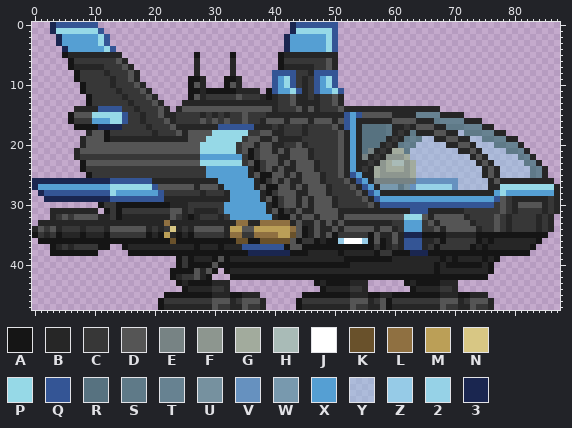
Edited in one commit: pixel-art file (vehicles/aircraft/firehawk/knightfall_firehawkfighter_standard/Firehawk.ase). The picture above was drawn from the file before the commit.
88x48 pixels, 1 frame. Colours within 5 levels of each other are drawn and written as one.
Visible layers, top first: "Plasma Gun", "Small Wings", "Wings", "Missile", "Landing Pads", "Hull", "Cockpit", "Rear Cockpit", "Wings Rear".
Palette (. is transparent): A #151515  B #262626  C #373737  D #555555  E #778384  F #8d968f  G #a2ab9d  H #a9bbb7  J #ffffff  K #69512b  L #8f7041  M #bb9f57  N #d8c784  P #96d9e7  Q #345595  R #577280  S #5f7a88  T #678291  U #76919f  V #6691bf  W #7899ae  X #559fd3  Y #96cbe782  Z #96cbe7  2 #96d2e7  3 #1a2650
Pixels before (only the part around the change), first column x 33:
 6 B.......ACCCCCCCDB.....................................
 7 B.......ABBBBBCCDB.....................................
 8 B......QQQQCCBQQQQ.....................................
 9 AB.....QXPQCBCQXPQ.....................................
10 DB.....QXPQCBCQXPQ.....................................
11 ABBBB.AQXXPQBCQXXPQ....................................
12 CDCCCBABCCDBBCBCCDB....................................
13 BBBBBBBBCCDBBBBCCDB....................................
14 DDDDDDDBCCCDBDBCCCDBBBBBBBBBBBBBBBB....................
15 CCDCCCBBBBBBBBBBBBBQXQDDDDDBBBBTTTTBBBB................
16 CCDCCBDDDBDDDBDDDBDQXBBBBBBDDDDBBBSTTTTBBB.............
17 QQQQBBBCBCCCBCCCCDBQXBRRRRSBBCBDDDBBSSSTTTBB...........
18 PPPCCDDBBCCCBCCCCCDBXBRRRRSBCBSBBBDDBBYSSSTTBB.........
19 PPCDDBBDBBBBCCCCCCDBXBRRRRBCBSTSYYBBDDBBYYSSTTBB.......
20 PCDDBDDBBCCDBCCCCCDBXBRRRBCBSTSYYYYYBBDDBYYYSSTTB......
21 PCDACDDBDBDDDBCCCCDBXBREBCBGGSYYYYYYYYBBDBYYYYSSTB.....
22 XXCACDDDBBDDDBCCCCDBXBEBCBFFFGYYYYYYYYYYBDBYYYYYSTB....
23 PPCDACDDBDBDDDBCCCDBXBBCBFGHHFGYYYYYYYYYYBDBYYYYYSTB...
24 XXXBACDBDBBDDDBCCCDBXBCBGFGGGFGYYYYYYYYYYYBDBYYYYYSTB..
25 XXXBDAADDBDBDDDBCCDBQXBBGFFFFFGYYYYYYYYYYYBDBYYYYYSTB..
26 XXXXBACDBDBBDDDBCCCDBQXBEEEEEEEVVVVVVVYYYYYBDBBBBBBBBB.
27 XXXXBDAADDBDBDDDBCCCDBQXBWWWSUV222222VYYYYYBBPPPPPPPPPB
28 XXXXXBACDDDBBDDDBCCCCDBQXBBBBBBBBBBBBBBBBBBBXPXXXXXXXXB
29 XXXXXBDACDDBDBDDDBCCCCDBQXXXXXXXXXXXXXXXXXXXQDCBBBBBBCB
30 XXXXXXBACDDBDBDDDBCCCCCDBQQQQQQQQQQQQQQQQQQQCDCBDDDDBCB
31 XXXXXXBDACBDBBDDDDBBBBBBBBBBBBQQQBBBBBBCCCCCCDCBCCCCBCB
32 XXXXXXXBAADBDDBDDDBDDDDDDDDDDPPPDBDDDDDBCCCCDCBCCCCBCB.
33 BLLBBLLLLLBDBBDBDBDBBBBBBBBCCXXXCDBDDDDDBCCCDCBCCCCBCB.
34 MMDDMMMMMMLDABDBBDBDDDDDBDDBCXXXCCDBDDDDDBCCDCBCCCCBCB.
35 LLCCLLLLMMKDABDBDACCCCCADBBDB333AAAABBBBBAAAAAAAAAAAA..
36 AKKAAKKKKKDACCABAAZJJJZADABDBQQQBBCACCCCCABABBBBBBBA...
37 BBQQQQQQQADDAAAAAAAAAAAACABCBQQQBCACCCCCABABBBBBBBA....
38 AAA3333333AAABBBBBABBBBBACCAAA333AAAAAAAAAAAAAAAAA.....
39 BBBBBBBBBBBBBBBBBBBAAAAAAAABBBBBBBBABABBBBABA..........
40 AAAAAAAAAAAAAAAAAAAABBBBBBBBBBBBBBABAAAAAABA...........
41 BBBBBBBBBBBBBBBBBBBBBBBBBBBBBBBBBBABBBBBBBBA...........
42 AAAAAAAAAAAAAAAAAAAAAAAAAAAAAAAAAAAAAAAAAAA............
43 ..............ABAAAABBB......ABAAAABBB.................
44 ...............ABBBBCCB.......ABBBBCCB.................
45 AABBB.......AAAAAAAABBBAABBAAAAAAAABBBAABBB............
46 BCDDDB.....ACCCCCCCCDDDBCDACCCCCCCCDDDBCDDDB...........
47 BBDCCB.....ABBBBBBBBDCCBBDABBBBBBBBDCCBBDCCB...........
Now the later version:
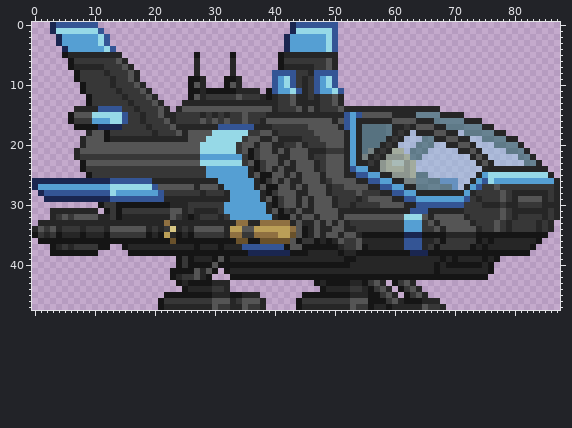
Changes in this commit:
layer "Missile Rear" now shown
layer "Hull" now hidden
layer "Hull 2" added
layer "Plasma Gun" now hidden
y 16: x 42 B -> D; x 46 B -> D
y 17: x 41 B -> C; x 45..49 BCCCC -> CDDDD
y 18: x 41 B -> C; x 45 B -> C; x 47..50 CCCC -> DDDD; x 63 S -> Y
y 19: x 48..50 CCC -> DDD; x 62..66 STSYY -> YYYST
y 20: x 49..50 CC -> DD; x 61..66 STSYYY -> YYYSTS
y 21: x 47..48 CC -> BB; x 51 D -> C; x 62..65 SYYY -> YSTS
y 22: x 49..50 CC -> DD; x 63..64 YY -> TS
y 23: x 49..50 CC -> DD
y 24: x 49..50 CC -> DD; x 53..55 XBC -> QXX; x 57 G -> B; x 76 D -> B; x 78..84 YYYYYST -> BBBBBBB
y 25: x 49..50 CC -> DD; x 53..59 QXBBGFF -> BQQXXBB; x 64..65 YY -> SS; x 74..86 YBDBYYYYYSTB. -> BXPPPPPPPPPPB
y 26: x 50..51 CC -> DD; x 53..61 BQXBEEEEE -> DBBQQXXBB; x 64..67 VVVV -> TTSS; x 73..87 YYYBDBBBBBBBBB. -> BXQPXXXXXXXXXXB
y 27: x 52 C -> D; x 54..56 BQX -> DDB; x 58..69 WWWSUV222222 -> QQXXBBSSTTSS; x 72..86 YYYYBBPPPPPPPPP -> BXQCCDCCCCCCCCC
y 28: x 55..57 BQX -> CCC; x 60..63 BBBB -> QQXX; x 72 B -> X; x 74..86 BBBXPXXXXXXXX -> CCCCDCBBBBBBC
y 29: x 54..63 CDBQXXXXXX -> BCDDDDBBQQ; x 72..77 XXXXXQ -> QCBCCC; x 81..84 BBBB -> DDDD
y 30: x 53 C -> B; x 56..63 DBQQQQQQ -> CCDDDDBB; x 72..79 QQQQQCDC -> CCCBBBCB; x 81..84 DDDD -> CCCC; x 86 C -> B
y 31: x 81..84 CCCC -> BBBB
y 32: x 77..80 DCBC -> CDCB; x 84..87 BCB. -> CBCB
y 33: x 53..59 BBBBBBB -> CCCCCCC
y 34: x 51..60 BDDDDDBDDB -> DBBCCCCCCC
y 35: x 50..55 ACCCCC -> DBDDBA; x 57..61 DBBDB -> AAAAA
y 36: x 50..58 AZJJJZADA -> BDCCDBBBB; x 60 D -> B
y 37: x 51..54 AAAA -> BCCD; x 56..58 ACA -> BBB; x 60 C -> B
y 38: x 54..56 BBB -> AAA; x 58..59 CC -> AA
y 39: x 54..59 AAAAAA -> BBBBBB
y 43: x 55..58 B... -> ACDB; x 60..62 ..A -> ACD; x 64..70 AAAABBB -> .......
y 44: x 56..59 .... -> ACDB; x 61..63 ..A -> ACD; x 65..70 BBBCCB -> ......
y 45: x 58..61 BBAA -> CDB.; x 63..75 AAAAABBBAABBB -> CDB..........
y 46: x 56..76 BCDACCCCCCCCDDDBCDDDB -> AAACDBAAABBB.........
y 47: x 56 B -> A; x 58 D -> B; x 65..76 BBBDCCBBDCCB -> DCCB........
Boxes around the changes in both pictures, in picture pixels (x1, y1, x2, y2):
changed: (278, 118, 560, 310)
